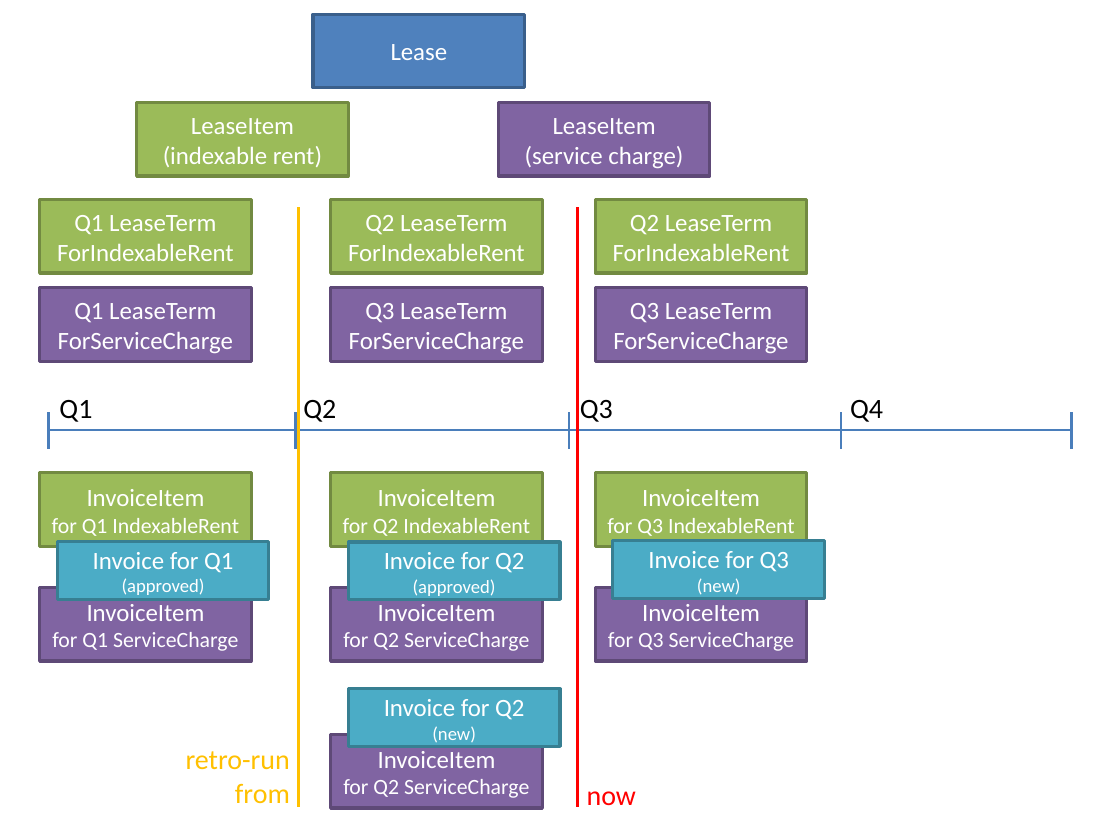
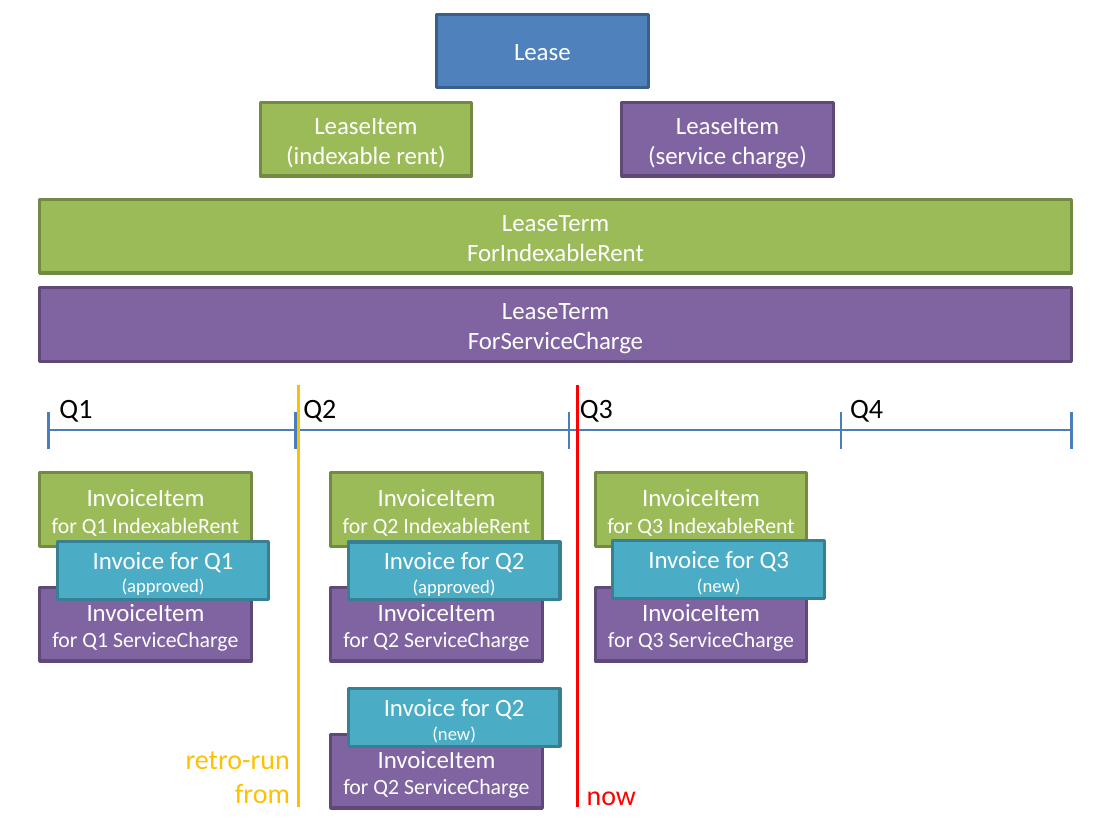
Before and after one commit to estatio/estatio, a slide deck: slide 2 of adocs/documentation/src/main/pptx/LeaseTermAndInvoiceItems.pptx. Drawn at 1120x840 pixels with LibreOffice and Linux fonts; fonts in the diff are those of the drawing. Boxes give left, top, right and bottom in pixels: in the first picture for what was removed or moved away, otherwise in the second. Text is boxed around its words. In the diff, an @@ line names an element or a change of style, - is before the commit and + after.

```diff
--- a/adocs/documentation/src/main/pptx/LeaseTermAndInvoiceItems.pptx
+++ b/adocs/documentation/src/main/pptx/LeaseTermAndInvoiceItems.pptx
@@ 3 rectangles: place and size @@
-3 rectangles at (137, 15, 710, 177)
+3 rectangles at (260, 15, 833, 177)
@@ rectangle "LeaseTerm ForIndexableRent": place and size @@
-rectangle "LeaseTerm ForIndexableRent" at (39, 199, 251, 273)
+rectangle "LeaseTerm ForIndexableRent" at (39, 199, 1071, 273)
@@ rectangle removed at (330, 199, 542, 273) @@
-Q2 LeaseTerm
-ForIndexableRent
@@ rectangle removed at (595, 199, 806, 273) @@
-Q2 LeaseTerm
-ForIndexableRent
@@ text in rectangle at (467, 215, 644, 261): text changed @@
-Q1 LeaseTerm
-ForIndexableRent
+LeaseTerm
+ForIndexableRent
@@ rectangle "LeaseTerm ForServiceCharge": place and size @@
-rectangle "LeaseTerm ForServiceCharge" at (39, 288, 251, 362)
+rectangle "LeaseTerm ForServiceCharge" at (39, 288, 1071, 362)
@@ rectangle removed at (330, 288, 542, 362) @@
-Q3 LeaseTerm
-ForServiceCharge
@@ rectangle removed at (595, 288, 806, 362) @@
-Q3 LeaseTerm
-ForServiceCharge
@@ text in rectangle at (468, 303, 643, 353): text changed @@
-Q1 LeaseTerm
-ForServiceCharge
+LeaseTerm
+ForServiceCharge
@@ line moved from (298, 806) - (298, 207) to (298, 806) - (298, 385) @@
@@ line moved from (578, 806) - (578, 207) to (578, 806) - (578, 385) @@
```
Also in this commit, not shown: 1 other slide changed, 3 other files.
